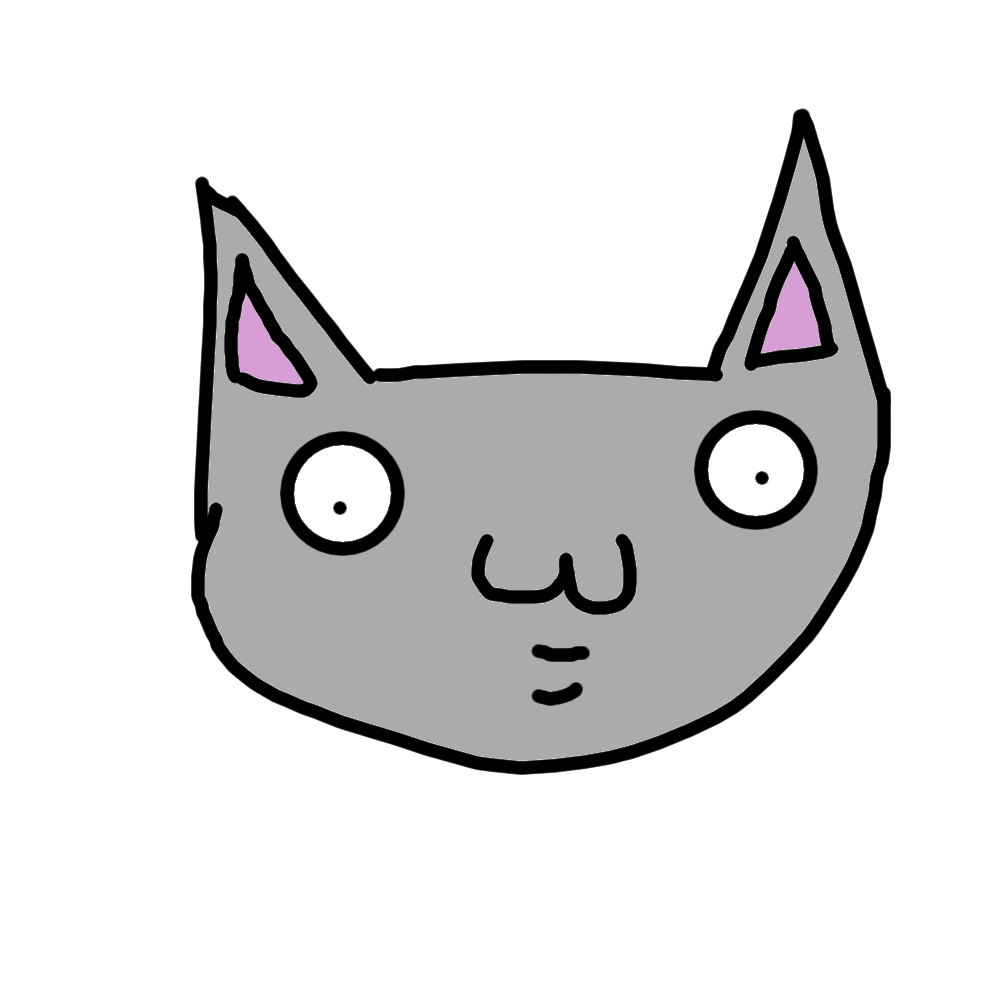
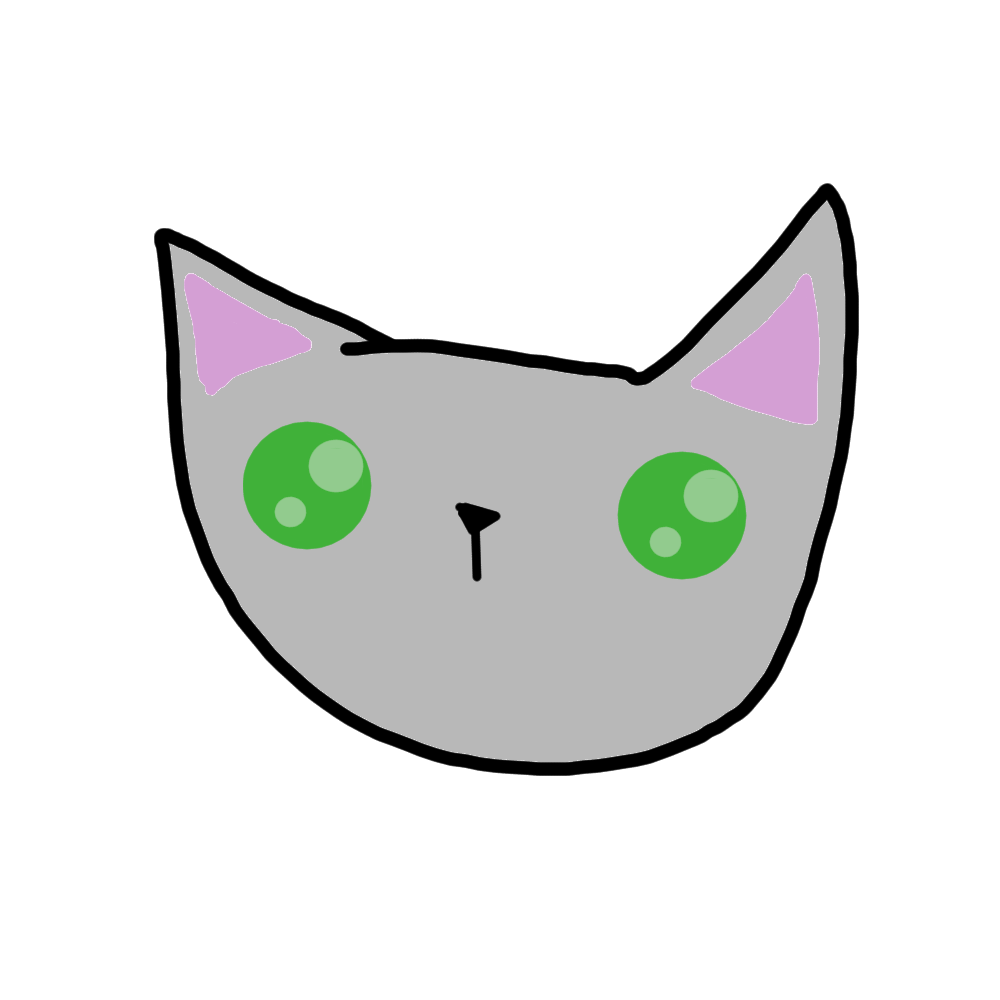
Before/after of a (1000, 1000) layered artwork. What changed in the layer stack:
painted on "Layer 2" over [154, 108, 891, 776]
